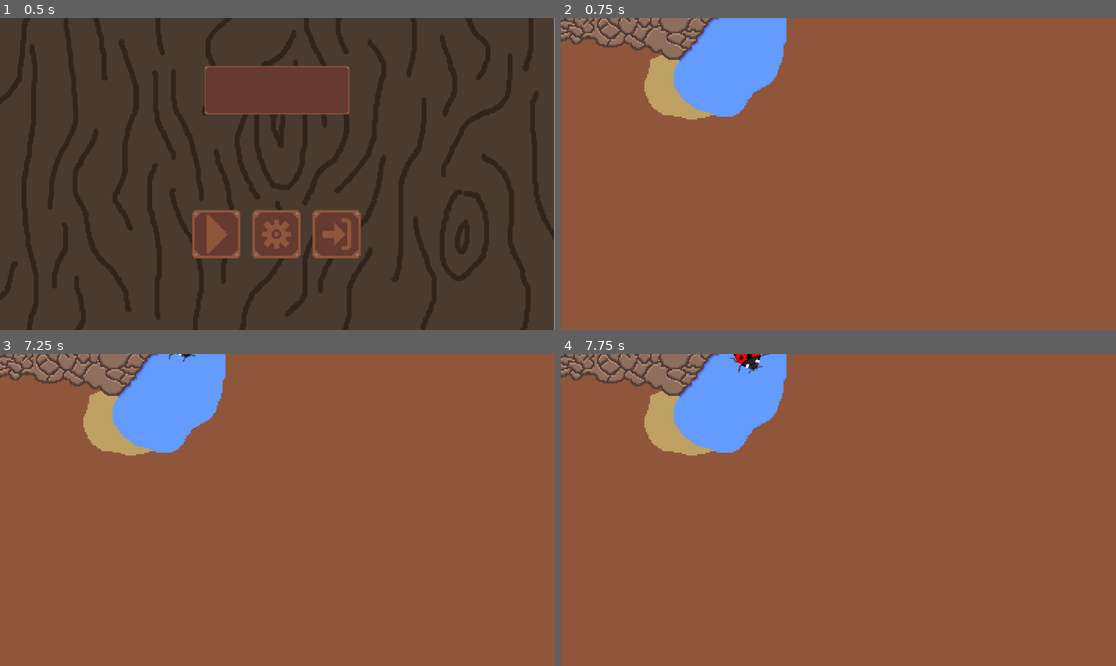
Above: before the commit, frames 1-4 (two rows, left to right).
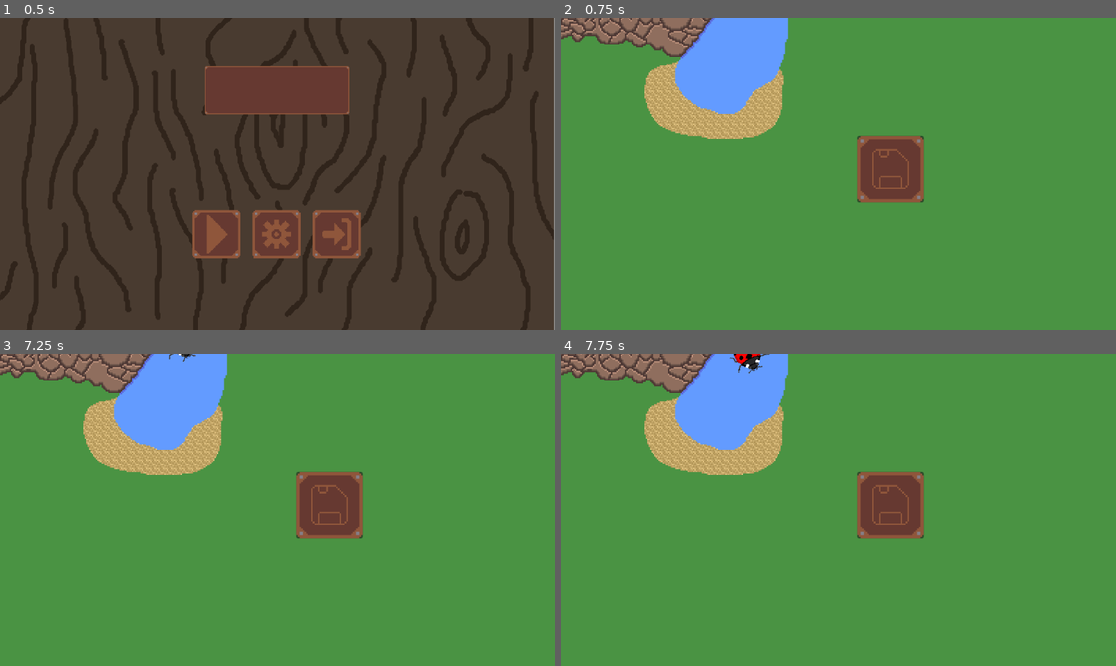
Above: after the commit, the same moments.

Repository: asecas97/Proyecto-bug
Game: Godot game, scene res://Nodes/menu.tscn
Same seed, same stepped clock (60 frames per second), same inputs: the game is played once before the commit and once after it.
Inputs (mouse positions are in pixels of both pictures, inside the frame that each line leads up to):
- Up to frame 1 (0.5 s): no input
- Up to frame 2 (0.75 s): click (777, 233) at 0.5 s
- Up to frame 3 (7.25 s): click (327, 503) at 1.27 s; click (327, 503) at 2.02 s; click (327, 503) at 2.77 s; tap Enter at 3.5, 5, 6.5 s; move the mouse to (399, 494) at 3.52 s; tap Space at 4.25, 5.75 s; move the mouse to (166, 525) at 4.27 s; move the mouse to (333, 441) at 5.02 s; move the mouse to (249, 572) at 5.77 s; move the mouse to (444, 556) at 6.52 s
- Up to frame 4 (7.75 s): tap Space at 7.25 s; move the mouse to (672, 463) at 7.27 s

Frame 1 is identical in both runs. In frame 2, 93% of the frame differs, in the area x 0-100%, y 0-100%; in frame 3, 93%; in frame 4, 93%.

Commit message:
Working in saving data
Working in the button for saving the data of tha game

Diff:
--- a/Nodes/game.tscn
+++ b/Nodes/game.tscn
@@ -3,6 +3,7 @@
 [ext_resource type="Script" uid="uid://lmmffgdet1qo" path="res://scripts/game_manager.gd" id="1_1sokt"]
 [ext_resource type="Script" uid="uid://cgy6rcwi6lgho" path="res://scripts/camera_2d.gd" id="2_wi60h"]
 [ext_resource type="PackedScene" uid="uid://vrlamuhgrn7g" path="res://Nodes/Foods/carnivore_food.tscn" id="3_424rh"]
+[ext_resource type="Texture2D" uid="uid://cjc1yrsghigka" path="res://Resources/save.png" id="3_fhu7r"]
 [ext_resource type="PackedScene" uid="uid://q3wdjqi0mnhi" path="res://Nodes/Foods/hervibore_food.tscn" id="4_fhu7r"]
 [ext_resource type="PackedScene" uid="uid://dltgmwnwy3bdt" path="res://Nodes/Bugs/ladybug.tscn" id="4_y4gxr"]
 [ext_resource type="PackedScene" uid="uid://dua71gp0fo107" path="res://Nodes/Bugs/longhorn_beetle.tscn" id="6_deiy4"]
@@ -22,7 +23,7 @@
 outlines = Array[PackedVector2Array]([PackedVector2Array(401, 402, -402, 402, -402, -398, 401, -401)])
 agent_radius = 0.0
 
-[node name="Game" type="Node2D" unique_id=1853252840]
+[node name="Game" type="Node2D" unique_id=1853252840 groups=["Persist"]]
 
 [node name="GameManager" type="Node" parent="." unique_id=128834720]
 unique_name_in_owner = true
@@ -65,6 +66,19 @@
 limit_bottom = 400
 script = ExtResource("2_wi60h")
 
+[node name="Button" type="Button" parent="Camera2D" unique_id=692075192]
+z_index = 1
+offset_left = 27.0
+offset_top = -55.0
+offset_right = 123.0
+offset_bottom = 41.0
+
+[node name="TextureRect" type="TextureRect" parent="Camera2D/Button" unique_id=789065330]
+layout_mode = 0
+offset_right = 96.0
+offset_bottom = 96.0
+texture = ExtResource("3_fhu7r")
+
 [node name="Foods" type="Node" parent="." unique_id=676520875]
 
 [node name="CarnivoreFood" parent="Foods" unique_id=1666708513 instance=ExtResource("3_424rh")]
@@ -85,8 +99,8 @@
 navigation_polygon = SubResource("NavigationPolygon_wi60h")
 
 [node name="TextureRect" type="TextureRect" parent="." unique_id=1575599148]
-offset_left = -402.0
-offset_top = -398.0
-offset_right = 400.0
-offset_bottom = 400.0
+offset_left = -400.0
+offset_top = -402.0
+offset_right = 402.0
+offset_bottom = 396.0
 texture = ExtResource("7_424rh")
--- a/Nodes/menu.gd
+++ b/Nodes/menu.gd
@@ -6,3 +6,8 @@
 
 func _on_play_button_pressed() -> void:
 	get_tree().change_scene_to_file("res://Nodes/game.tscn")
+
+
+
+func _on_exit_button_pressed() -> void:
+	get_tree().free()
--- a/Nodes/menu.tscn
+++ b/Nodes/menu.tscn
@@ -80,3 +80,4 @@
 texture = ExtResource("5_6xs38")
 
 [connection signal="pressed" from="Buttons/PlayButton" to="." method="_on_play_button_pressed"]
+[connection signal="pressed" from="Buttons/ExitButton" to="." method="_on_exit_button_pressed"]
--- a/project.godot
+++ b/project.godot
@@ -25,6 +25,10 @@
 shapes/navigation/2d/geometry_face_disabled_color=Color(0.27058825, 0.57254905, 0.43137255, 1)
 shapes/navigation/2d/link_connection_disabled_color=Color(0.4568584, 0.4305852, 0.8779105, 1)
 
+[global_group]
+
+Persist="Objetos a guardar"
+
 [input]
 
 up={
@@ -39,6 +43,11 @@
 , Object(InputEventKey,"resource_local_to_scene":false,"resource_name":"","device":-1,"window_id":0,"alt_pressed":false …(183 unchanged characters)…
 ]
 }
+save={
+"deadzone": 0.2,
+"events": [Object(InputEventKey,"resource_local_to_scene":false,"resource_name":"","device":-1,"window_id":0,"alt_pressed":false,"shift_pressed":false,"ctrl_pressed":true,"meta_pressed":false,"pressed":false,"keycode":0,"physical_keycode":83,"key_label":0,"unicode":0,"location":0,"echo":false,"script":null)
+]
+}
 
 [rendering]
 
--- a/scripts/bug.gd
+++ b/scripts/bug.gd
@@ -73,3 +73,15 @@
 	nav_agent.target_position = self.position
 	if(animated_sprite.animation != "idle"):
 		animated_sprite.play("idle")
+
+func save():
+	var save_dict = {
+		"filename" : get_scene_file_path(),
+		"parent" : get_parent().get_path(),
+		"pos_x" : position.x,
+		"pos_y" : position.y,
+		"health": health.save(),
+		"hunger": hunger.save(),
+		"energy": energy.save()
+	}
+	return save_dict
--- a/scripts/energy.gd
+++ b/scripts/energy.gd
@@ -11,3 +11,11 @@
 # Called every frame. 'delta' is the elapsed time since the previous frame.
 func _process(delta: float) -> void:
 	pass
+
+func save():
+	var save_dict = {
+		"filename" : get_scene_file_path(),
+		"parent" : get_parent().get_path(),
+		"value": value,
+	}
+	return save_dict
--- a/scripts/food.gd
+++ b/scripts/food.gd
@@ -21,3 +21,14 @@
 		animated_sprite.set_frame_and_progress(4, animated_sprite.get_process_delta_time())
 	else:
 		queue_free()
+
+func save():
+	var save_dict = {
+		"filename" : get_scene_file_path(),
+		"parent" : get_parent().get_path(),
+		"pos_x" : position.x,
+		"pos_y" : position.y,
+		"health": health_component.save(),
+		"type": type
+	}
+	return save_dict
--- a/scripts/game_manager.gd
+++ b/scripts/game_manager.gd
@@ -1,4 +1,8 @@
 extends Node
+
+# Called when the node enters the scene tree for the first time.
+func _ready() -> void:
+	pass
 
 func eat(comida: Food, voracity: int) -> int:
 	if(comida.health_component.value < voracity):
@@ -24,3 +28,26 @@
 					distance_to_the_nearest_food= distance_to_the_food
 		return nearest_food
 	return null
+
+func save_game():
+	var save_file = FileAccess.open("user://savegame.save", FileAccess.WRITE)
+	var save_nodes = get_tree().get_nodes_in_group("Persist")
+	for node in save_nodes:
+		# Check the node is an instanced scene so it can be instanced again during load.
+		if node.scene_file_path.is_empty():
+			print("persistent node '%s' is not an instanced scene, skipped" % node.name)
+			continue
+
+		# Check the node has a save function.
+		if !node.has_method("save"):
+			print("persistent node '%s' is missing a save() function, skipped" % node.name)
+			continue
+
+		# Call the node's save function.
+		var node_data = node.call("save")
+
+		# JSON provides a static method to serialized JSON string.
+		var json_string = JSON.stringify(node_data)
+
+		# Store the save dictionary as a new line in the save file.
+		save_file.store_line(json_string)
--- a/scripts/health.gd
+++ b/scripts/health.gd
@@ -11,3 +11,11 @@
 # Called every frame. 'delta' is the elapsed time since the previous frame.
 func _process(delta: float) -> void:
 	pass
+
+func save():
+	var save_dict = {
+		"filename" : get_scene_file_path(),
+		"parent" : get_parent().get_path(),
+		"value": value,
+	}
+	return save_dict
--- a/scripts/hunger.gd
+++ b/scripts/hunger.gd
@@ -20,3 +20,13 @@
 			value += 1
 	else:
 		hunger_delta = 0.0
+
+func save():
+	var save_dict = {
+		"filename" : get_scene_file_path(),
+		"parent" : get_parent().get_path(),
+		"value": value,
+		"voracity": voracity,
+		"diet_type": diet_type
+	}
+	return save_dict
Binary file changed: Resources/background.aseprite
Binary file changed: Resources/background.png
Binary file added: Resources/save.aseprite
Binary file added: Resources/save.png
Not shown, added: Resources/save.png.import
Not shown, changed: Proyecto Bug.html
Not shown, changed: Proyecto Bug.pck
